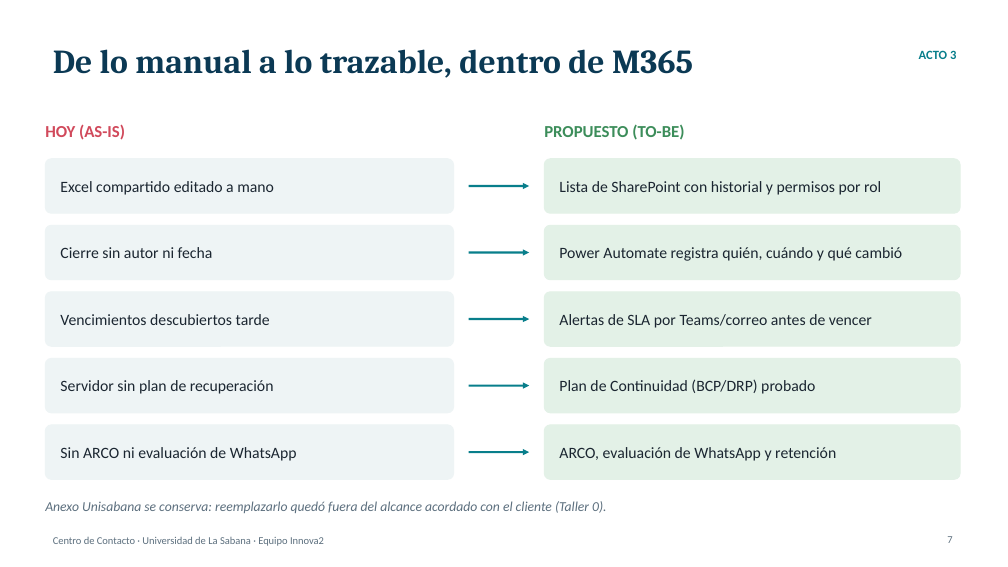
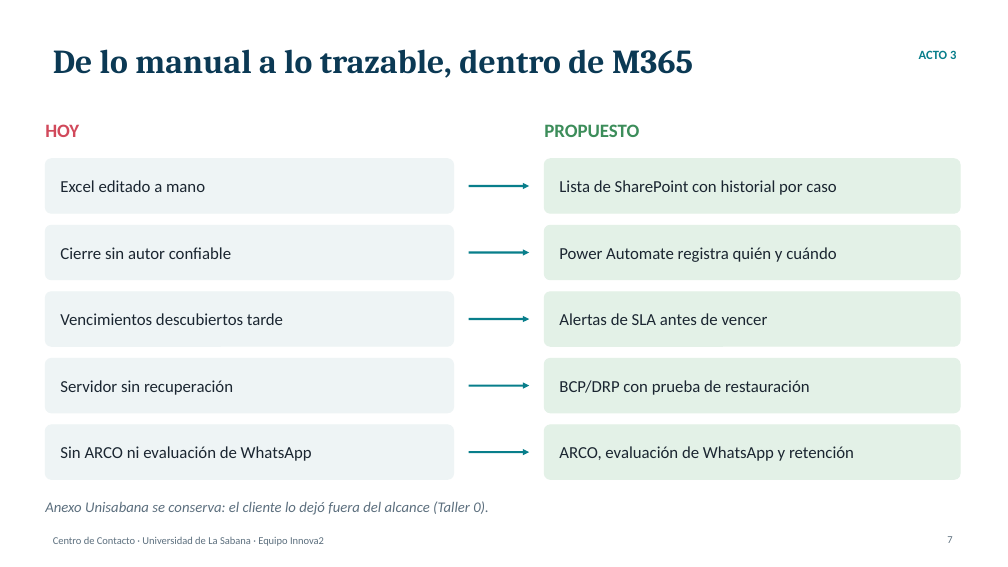
Before and after one commit to N1kxo/AREM-Innova2-JohannaMolina, a slide deck: slide 7 of 09-presentacion-final/presentacion.pptx. Drawn at 1008x567 pixels with LibreOffice and Linux fonts; fonts in the diff are those of the drawing. Boxes give left, top, right and bottom in pixels: in the first picture for what was removed or moved away, otherwise in the second. Text is boxed around its words. In the diff, an @@ line names an element or a change of style, - is before the commit and + after.

```diff
--- a/09-presentacion-final/presentacion.pptx
+++ b/09-presentacion-final/presentacion.pptx
@@ text at [45, 124, 79, 137]: text changed; size 16 to 18 pt @@
-HOY (AS-IS)
+HOY
@@ text at [544, 124, 639, 137]: text changed; size 16 to 18 pt @@
-PROPUESTO (TO-BE)
+PROPUESTO
@@ text at [60, 180, 205, 192]: text changed; size 15 to 16 pt @@
-Excel compartido editado a mano
+Excel editado a mano
@@ text at [559, 180, 836, 195]: text changed; size 15 to 16 pt @@
-Lista de SharePoint con historial y permisos por rol
+Lista de SharePoint con historial por caso
@@ text at [60, 247, 231, 259]: text changed; size 15 to 16 pt @@
-Cierre sin autor ni fecha
+Cierre sin autor confiable
@@ text at [559, 247, 836, 262]: text changed; size 15 to 16 pt @@
-Power Automate registra quién, cuándo y qué cambió
+Power Automate registra quién y cuándo
@@ text at [559, 313, 768, 325]: text changed; size 15 to 16 pt @@
-Alertas de SLA por Teams/correo antes de vencer
+Alertas de SLA antes de vencer
@@ text at [60, 380, 233, 395]: text changed; size 15 to 16 pt @@
-Servidor sin plan de recuperación
+Servidor sin recuperación
@@ text at [559, 380, 810, 395]: text changed; size 15 to 16 pt @@
-Plan de Continuidad (BCP/DRP) probado
+BCP/DRP con prueba de restauración
@@ size 15 to 16 pt in 3 elements at [60, 313, 283, 325], [60, 446, 312, 461], [559, 446, 854, 461] @@
@@ text at [45, 501, 489, 515]: text changed; size 13 to 14 pt @@
-Anexo Unisabana se conserva: reemplazarlo quedó fuera del alcance acordado con el cliente (Taller 0).
+Anexo Unisabana se conserva: el cliente lo dejó fuera del alcance (Taller 0).
```
Also in this commit, not shown: 9 other slides changed, 17 other files.
